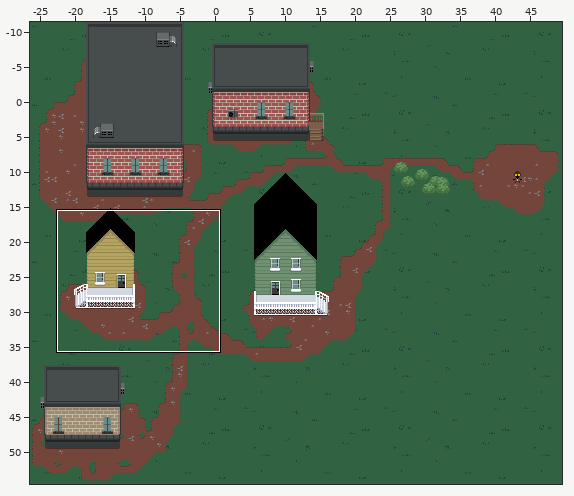
A Tiled map gets an edit: assets/maps/start.tmx. Above, an overview of the earlier version with the close-up marked.
Close-up. First the earlier version:
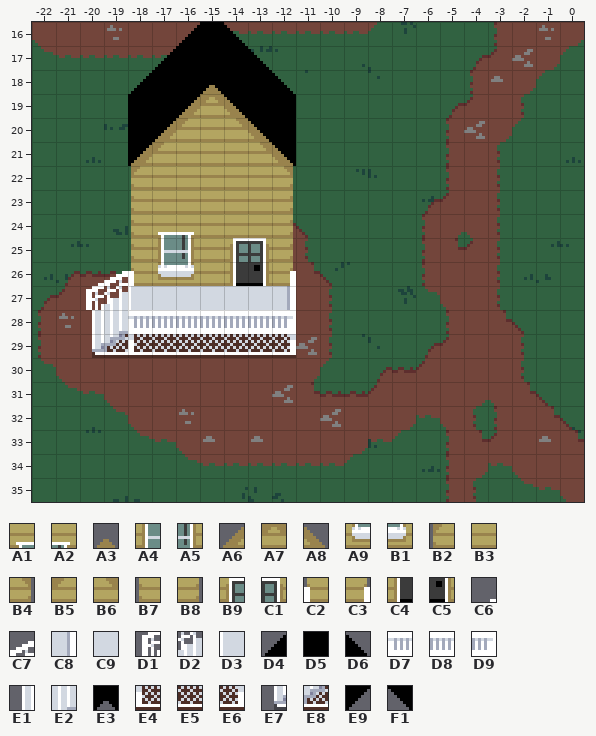
Cells are 8x8 px. Shown: x -22..0, y 16..35. The commit also changed other parts of the map, which this record leaves out.
Key: from "brick": A1 216, A2 217, A3 240, A4 242, A5 243, A6 265, A7 266, A8 267, A9 268, B1 269, B2 291, B3 292, B4 293, B5 294, B6 295, B7 317, B8 319, B9 320, C1 321, C2 343, C3 345, C4 346, C5 347, C6 369, C7 370, C8 371, C9 391, D1 395, D2 396, D3 397, D4 398, D5 399, D6 400, D7 416, D8 417, D9 418, E1 421, E2 422, E3 425, E4 442, E5 443, E6 444, E7 447, E8 448, E9 450, F1 452.
__ is an empty cell.
Layers that did not change in this view are not listed.
Layer "LowerLayer" before, first column x -22:
16 __ __ __ __ __ __ __ __ __ __ __ __ __ __ __ __ __ __ __ __ __ __ __
17 __ __ __ __ __ __ __ __ __ __ __ __ __ __ __ __ __ __ __ __ __ __ __
18 __ __ __ __ __ __ __ A3 __ __ __ __ __ __ __ __ __ __ __ __ __ __ __
19 __ __ __ __ __ __ A6 A7 A8 __ __ __ __ __ __ __ __ __ __ __ __ __ __
20 __ __ __ __ __ A6 B5 B3 B6 A8 __ __ __ __ __ __ __ __ __ __ __ __ __
21 __ __ __ __ A6 B5 B3 B3 B3 B6 A8 __ __ __ __ __ __ __ __ __ __ __ __
22 __ __ __ __ B2 B3 B3 B3 B3 B3 B4 __ __ __ __ __ __ __ __ __ __ __ __
23 __ __ __ __ B7 B3 B3 B3 B3 B3 B8 __ __ __ __ __ __ __ __ __ __ __ __
24 __ __ __ __ B7 A1 A2 B3 B3 B3 B8 __ __ __ __ __ __ __ __ __ __ __ __
25 __ __ __ __ B7 A4 A5 B3 B9 C1 B8 __ __ __ __ __ __ __ __ __ __ __ __
26 __ __ C6 C7 C2 A9 B1 B3 C4 C5 C3 __ __ __ __ __ __ __ __ __ __ __ __
27 __ __ D1 D2 D3 C9 C9 C9 C9 C9 C8 __ __ __ __ __ __ __ __ __ __ __ __
28 __ __ E1 E2 D7 D8 D8 D8 D8 D8 D9 __ __ __ __ __ __ __ __ __ __ __ __
29 __ __ E7 E8 E4 E5 E5 E5 E5 E5 E6 __ __ __ __ __ __ __ __ __ __ __ __
30 __ __ __ __ __ __ __ __ __ __ __ __ __ __ __ __ __ __ __ __ __ __ __
31 __ __ __ __ __ __ __ __ __ __ __ __ __ __ __ __ __ __ __ __ __ __ __
32 __ __ __ __ __ __ __ __ __ __ __ __ __ __ __ __ __ __ __ __ __ __ __
33 __ __ __ __ __ __ __ __ __ __ __ __ __ __ __ __ __ __ __ __ __ __ __
34 __ __ __ __ __ __ __ __ __ __ __ __ __ __ __ __ __ __ __ __ __ __ __
35 __ __ __ __ __ __ __ __ __ __ __ __ __ __ __ __ __ __ __ __ __ __ __
Layer "UpperLayer" before, first column x -22:
16 __ __ __ __ __ __ D4 D5 D6 __ __ __ __ __ __ __ __ __ __ __ __ __ __
17 __ __ __ __ __ D4 D5 D5 D5 D6 __ __ __ __ __ __ __ __ __ __ __ __ __
18 __ __ __ __ D4 D5 D5 E3 D5 D5 D6 __ __ __ __ __ __ __ __ __ __ __ __
19 __ __ __ __ D5 D5 E9 __ F1 D5 D5 __ __ __ __ __ __ __ __ __ __ __ __
20 __ __ __ __ D5 E9 __ __ __ F1 D5 __ __ __ __ __ __ __ __ __ __ __ __
21 __ __ __ __ E9 __ __ __ __ __ F1 __ __ __ __ __ __ __ __ __ __ __ __
22 __ __ __ __ __ __ __ __ __ __ __ __ __ __ __ __ __ __ __ __ __ __ __
23 __ __ __ __ __ __ __ __ __ __ __ __ __ __ __ __ __ __ __ __ __ __ __
24 __ __ __ __ __ __ __ __ __ __ __ __ __ __ __ __ __ __ __ __ __ __ __
25 __ __ __ __ __ __ __ __ __ __ __ __ __ __ __ __ __ __ __ __ __ __ __
26 __ __ __ __ __ __ __ __ __ __ __ __ __ __ __ __ __ __ __ __ __ __ __
27 __ __ __ __ __ __ __ __ __ __ __ __ __ __ __ __ __ __ __ __ __ __ __
28 __ __ __ __ __ __ __ __ __ __ __ __ __ __ __ __ __ __ __ __ __ __ __
29 __ __ __ __ __ __ __ __ __ __ __ __ __ __ __ __ __ __ __ __ __ __ __
30 __ __ __ __ __ __ __ __ __ __ __ __ __ __ __ __ __ __ __ __ __ __ __
31 __ __ __ __ __ __ __ __ __ __ __ __ __ __ __ __ __ __ __ __ __ __ __
32 __ __ __ __ __ __ __ __ __ __ __ __ __ __ __ __ __ __ __ __ __ __ __
33 __ __ __ __ __ __ __ __ __ __ __ __ __ __ __ __ __ __ __ __ __ __ __
34 __ __ __ __ __ __ __ __ __ __ __ __ __ __ __ __ __ __ __ __ __ __ __
35 __ __ __ __ __ __ __ __ __ __ __ __ __ __ __ __ __ __ __ __ __ __ __
Now the later version:
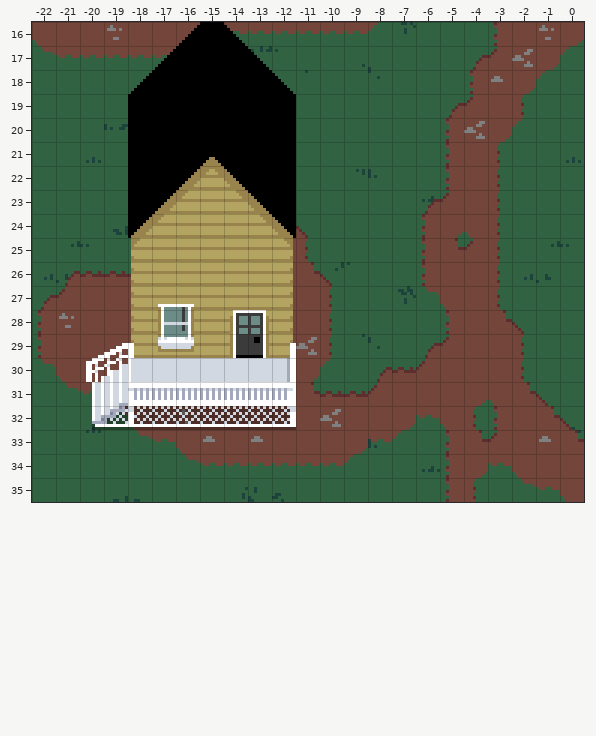
See-through tiles are keyed as they look on the map.
Difference:
Changed rows in their new state; .. is an unchanged cell.
Layer "LowerLayer":
first column x -20:
18 .. .. .. .. .. __ .. .. ..
19 .. .. .. .. __ __ __ .. ..
20 .. .. .. __ __ __ __ __ ..
21 .. .. __ __ __ A3 __ __ __
22 .. .. __ __ A6 A7 A8 __ __
23 .. .. __ A6 B5 .. B6 A8 __
24 .. .. A6 B5 B3 .. .. B6 A8
25 .. .. B2 B3 B3 .. B3 B3 B4
26 __ __ B7 B3 B3 .. B3 B3 B8
27 __ __ B7 A1 A2 B3 B3 B3 B8
28 __ __ B7 A4 A5 B3 B9 C1 B8
29 C6 C7 C2 A9 B1 B3 C4 C5 C3
30 D1 D2 D3 C9 C9 C9 C9 C9 C8
31 E1 E2 D7 D8 D8 D8 D8 D8 D9
32 E7 E8 E4 E5 E5 E5 E5 E5 E6
Layer "UpperLayer":
first column x -18:
18 .. .. .. D5 .. .. ..
19 .. .. D5 D5 D5 .. ..
20 .. D5 D5 D5 D5 D5 ..
21 D5 D5 D5 E3 D5 D5 D5
22 D5 D5 E9 .. F1 D5 D5
23 D5 E9 .. .. .. F1 D5
24 E9 .. .. .. .. .. F1
Boxes around the changes in both close-ups, in picture pixels (x1, y1, x2, y2):
changed: (86, 85, 296, 430)
